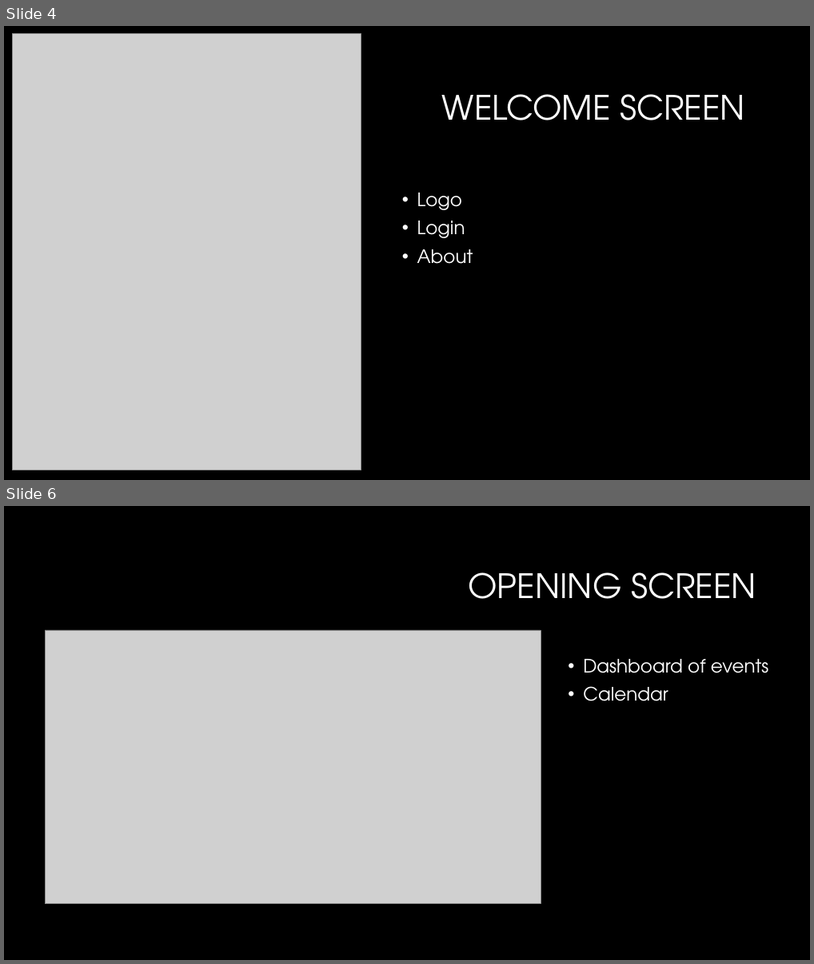
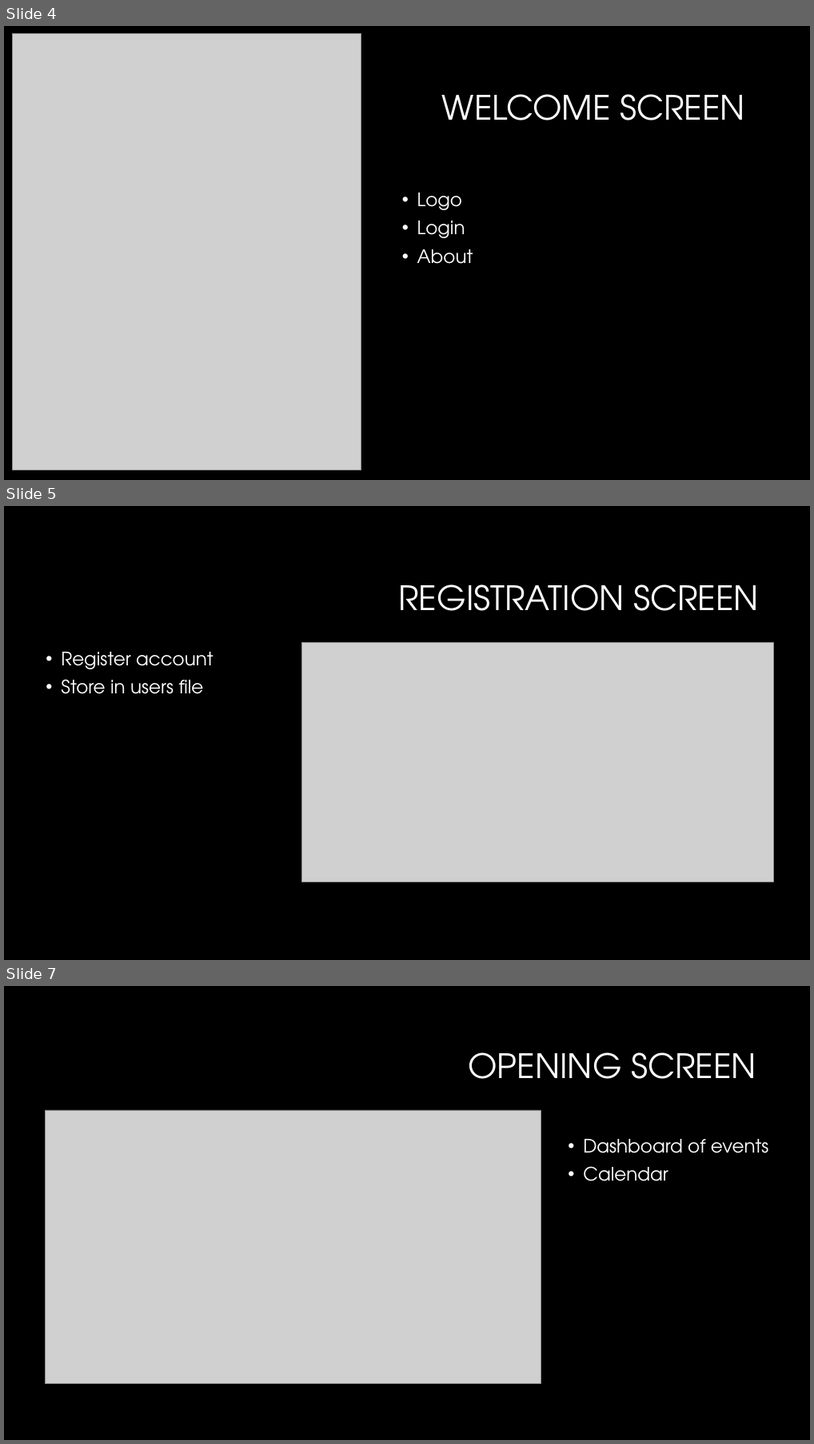
Before and after one commit to Delaware2016/team-13, a slide deck: Accelerate Delaware.pptx. Shown one above the other, each under a label of ours: slides 4 and 6 before the commit, slides 4, 5 and 7 after it; the slides between them are not shown. The pictures are 814x964 and 814x1444 pixels, drawn with LibreOffice and Linux fonts; fonts in the diff are those of the drawing; grey boxes stand for pictures; background and template pictures are left out. Boxes give left, top, right and bottom in pixels: in the first picture for what was removed or moved away, otherwise in the second. Text is boxed around its words. In the diff, an @@ line names an element or a change of style, - is before the commit and + after.

```diff
--- a/Accelerate Delaware.pptx
+++ b/Accelerate Delaware.pptx
@@ slide 5 added at (4,506,810,960), background #000000 @@
@@ title added at (399,584,759,611), 40 pt, text #FFFFFF @@
+REGISTRATION SCREEN
@@ picture added at (302,642,774,882) @@
@@ text added at (61,652,214,694), 22 pt, text #FFFFFF @@
+• Register account
+• Store in users file
@@ what was slide 6 is now slide 7 @@
```
Also in this commit, not shown: 1 slide changed.
